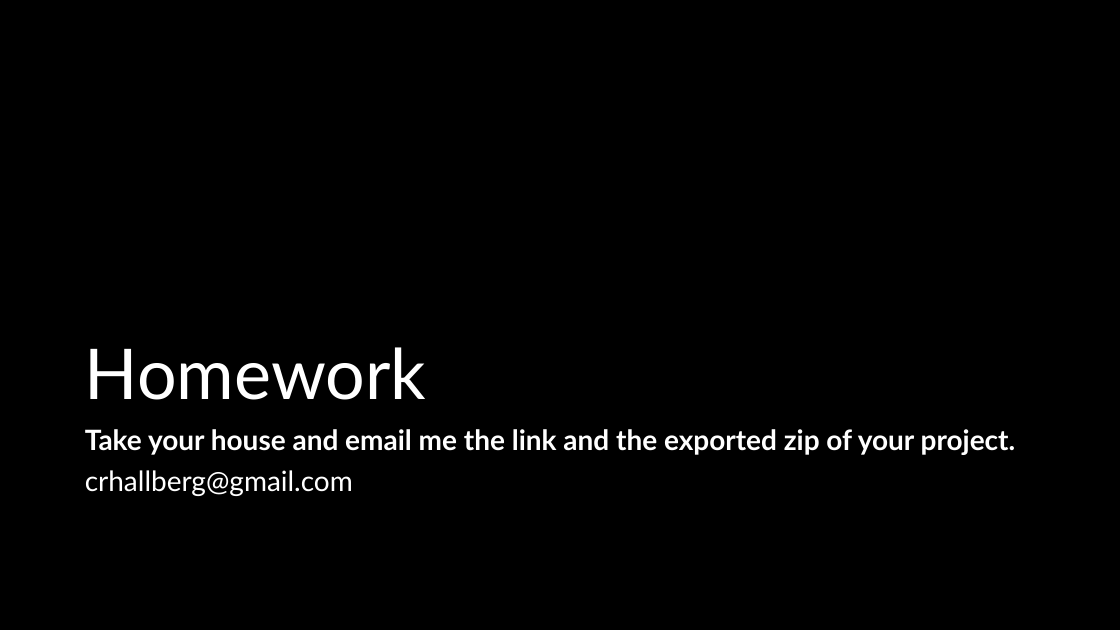
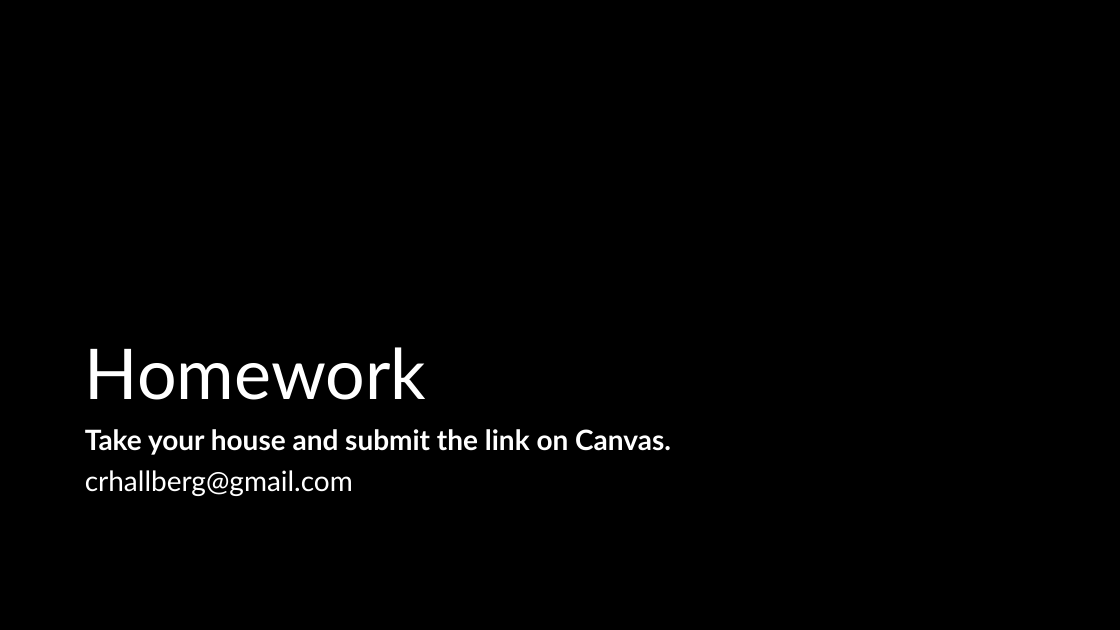
Before and after one commit to crhallberg/IMM120, a slide deck: slide 35 of Presentations/00 Intro - 22 Jan.pptx. Drawn at 1120x630 pixels with LibreOffice and Linux fonts; fonts in the diff are those of the drawing. Boxes give left, top, right and bottom in pixels: in the first picture for what was removed or moved away, otherwise in the second. Text is boxed around its words. In the diff, an @@ line names an element or a change of style, - is before the commit and + after.

```diff
--- a/Presentations/00 Intro - 22 Jan.pptx
+++ b/Presentations/00 Intro - 22 Jan.pptx
@@ text at bbox=[85, 429, 671, 455]: text changed @@
-Take your house and email me the link and the exported zip of your project.
+Take your house and submit the link on Canvas.
```
Also in this commit, not shown: 2 other slides changed, 22 other files.
